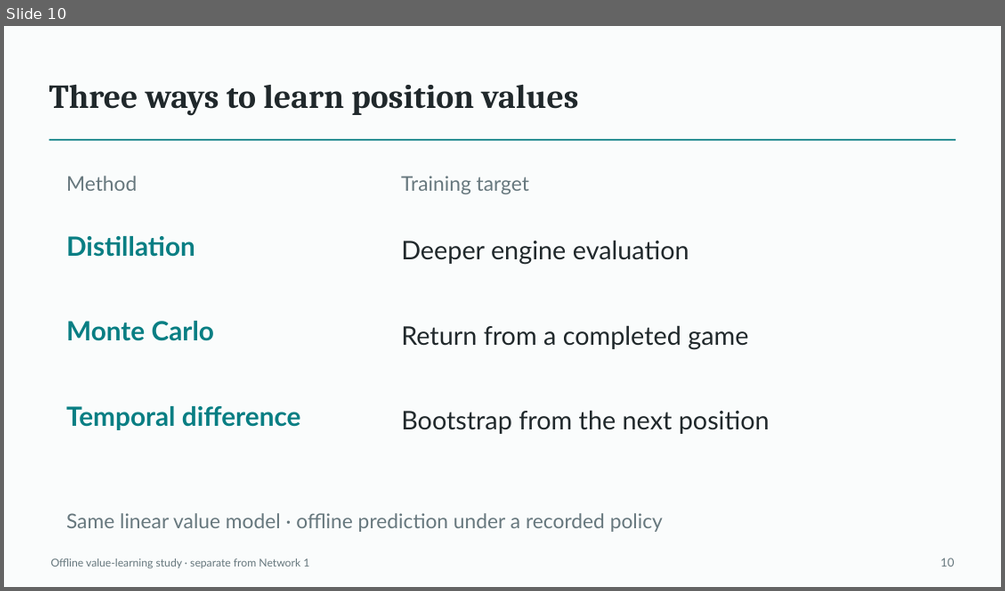
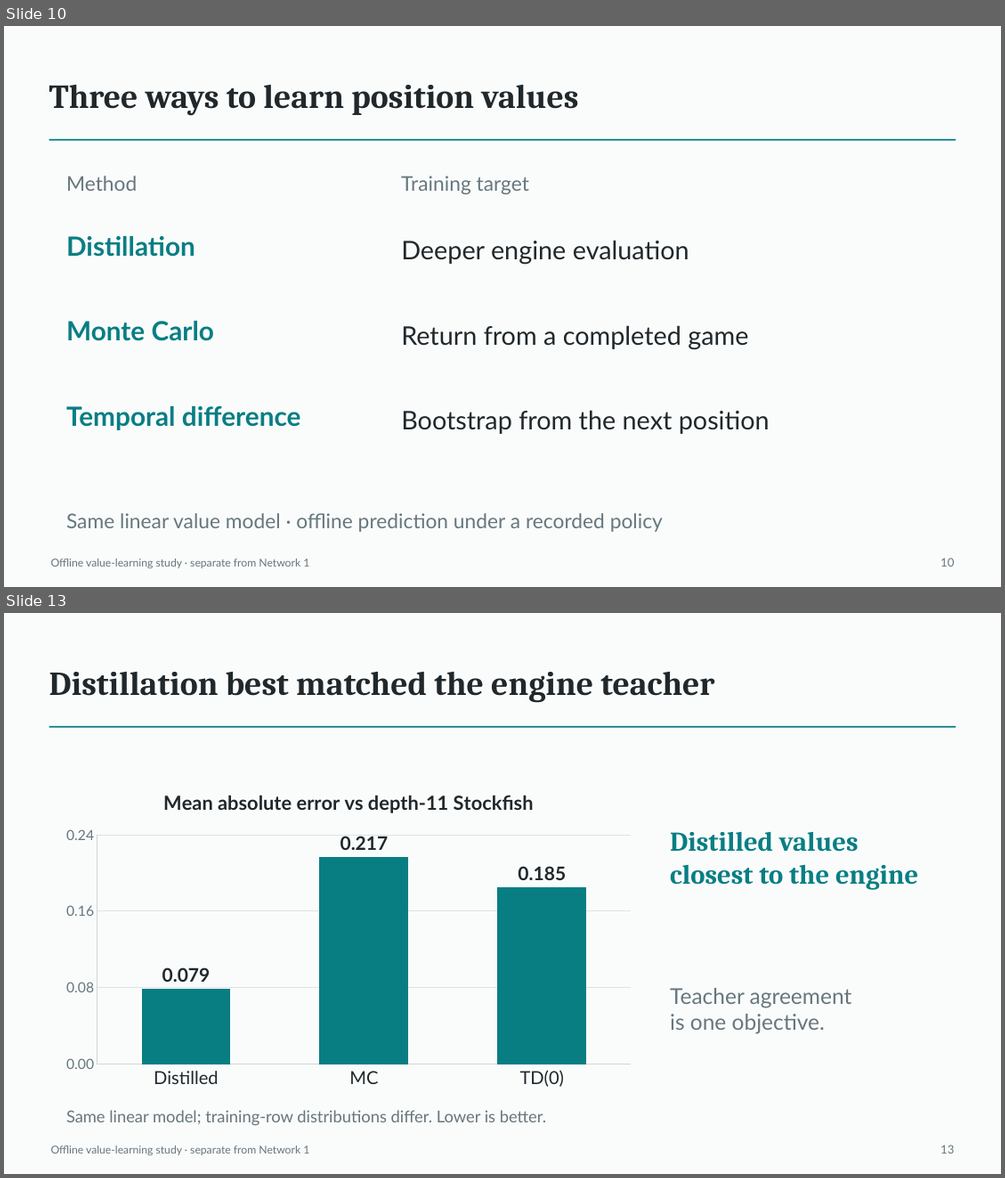
Before and after one commit to Mr-Teal/CS5446_project, a slide deck: docs/drafts/presentation-draft.pptx. Shown one above the other, each under a label of ours: slide 10 before the commit, slides 10 and 13 after it; the slides between them are not shown. The pictures are 1005x591 and 1005x1178 pixels, drawn with LibreOffice and Linux fonts; fonts in the diff are those of the drawing. Boxes give left, top, right and bottom in pixels: in the first picture for what was removed or moved away, otherwise in the second. Text is boxed around its words. In the diff, an @@ line names an element or a change of style, - is before the commit and + after.

```diff
--- a/docs/drafts/presentation-draft.pptx
+++ b/docs/drafts/presentation-draft.pptx
@@ slide 13 added at box(4, 613, 1001, 1174), background #FAFCFC @@
@@ text added at box(49, 671, 714, 703), 32.2 pt, text #20282B, bold @@
+Distillation best matched the engine teacher
@@ rectangle added at box(48, 726, 955, 728), fill #087E83 @@
@@ column chart added at box(55, 774, 643, 1095) @@
+title "Mean absolute error vs depth-11 Stockfish "
+categories: Distilled, MC, TD(0)
+Series 1: 0.079, 0.217, 0.185
@@ text added at box(670, 831, 918, 890), 26.2 pt, text #087E83, bold @@
+Distilled values
+closest to the engine
@@ text added at box(670, 988, 852, 1034), 21 pt, text #66777D @@
+Teacher agreement
+is one objective.
@@ text added at box(66, 1110, 546, 1126), 15.8 pt, text #66777D @@
+Same linear model; training-row distributions differ. Lower is better.
@@ text added at box(51, 1145, 309, 1155), 10.5 pt, text #66777D @@
+Offline value-learning study · separate from Network 1
@@ text added at box(940, 1144, 954, 1153), 11.2 pt, text #66777D @@
+13
```
Also in this commit, not shown: 9 slides changed, 6 other slides added, 1 slide removed, 3 other files.
